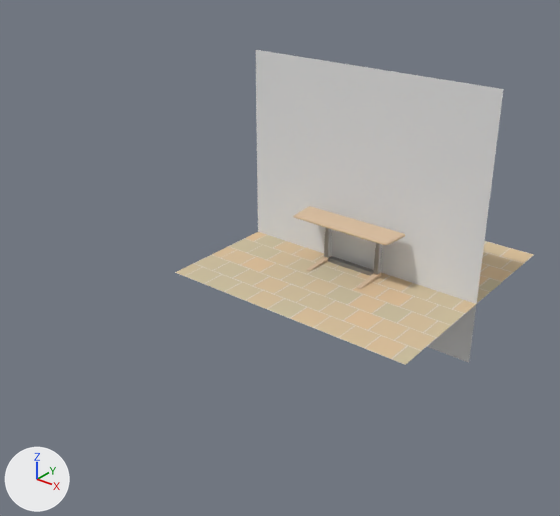
Before and after pictures for a commit that changed the Blender file cad/concept-table.blend.
One viewpoint serves both versions: a camera (50 mm lens) standing at (11.6, -18.01, 10.6) and looking at (-0.64, -2.71, 1.12). Lighting does not change. The marker at lower left points along +X, +Y and +Z.

In view in the first picture: 'Plane', 'Plane.001', 'feet-enclosure', 'table'.
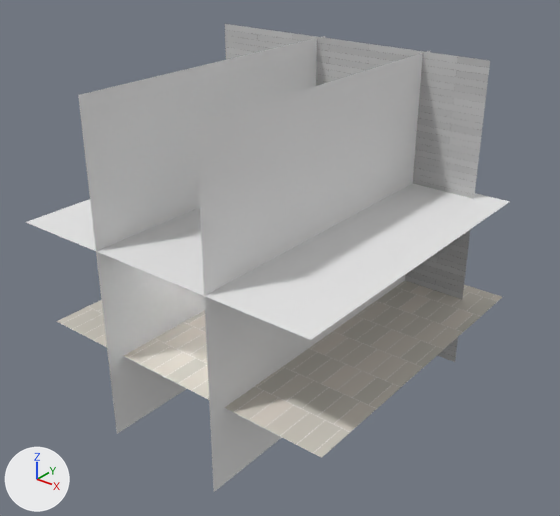
Boxes (x1, y1, x2, y2) around the edits, measured in the pictures (560 x 516 px; the box of a moved part takes in the faces that stretch with it):
'Plane.001', recoloured, moved, rescaled (7% wider, 8% taller): before (256, 50, 504, 362); after (225, 24, 490, 362)
'Plane.003', added: after (196, 51, 430, 492)
'Plane', surface changed, moved, rescaled (beige to grey, 24% wider, 33% taller): before (175, 232, 534, 365); after (56, 281, 502, 458)
'Plane.004', added: after (78, 36, 325, 434)
'Plane.005', added: after (26, 184, 509, 340)
'table', recoloured: (293, 206, 405, 245) in both
'feet-enclosure', recoloured: (306, 256, 381, 289) in both
part 1 of me_cube_001, moved or reshaped (not visible afterwards): before (293, 206, 405, 245)

Patch to the scene script:
```diff
--- a/cad/concept-table.blend.py
+++ b/cad/concept-table.blend.py
@@ mat_material_006 @@
 # nodes: BsdfDiffuse, OutputMaterial, TexBrick
-# colours: beige #cec1a1, beige #e2c29a, light grey #dbd3ca
+# colours: light grey #cec9bf, light grey #e2d9ce, white #ece9e5
@@ mat_material_001 @@
 mat_material_001 = diffuse_material('Material.001')
-mat_material_001.base_color = (0.698, 0.527, 0.366)  # beige #dac0a3
+mat_material_001.base_color = (0.467, 0.467, 0.467)  # grey #b6b6b6
 mat_material_001.roughness = 0.345
@@ mat_material_003 @@
+mat_material_003 = bpy.data.materials.new('Material.003')
+# nodes: BsdfDiffuse, OutputMaterial, TexBrick
+# colours: grey #b9b9b9, light grey #c9c9c9, dark grey #616161
@@ me_plane_001 @@
 me_plane_001.from_pydata(...)  # 4 vertices, 1 face; spans x -1.0..1.0, y -1.0..1.0, z 0.0
-me_plane_001.materials.append(mat_material_005)  # white #e7e7e7
+me_plane_001.materials.append(mat_material_003)
@@ me_cube_001 @@
 me_cube_001.from_pydata(...)  # 8 vertices, 5 faces; spans x -1.8..0.0, y -0.9..0.1, z -0.05..0.05
-me_cube_001.vertices[0].co = (-1.7, -0.9, -0.05)
-me_cube_001.vertices[1].co = (-1.8, 0.1, -0.05)
-me_cube_001.vertices[2].co = (-1.6, -0.8, 0.05)
-me_cube_001.vertices[3].co = (-1.7, 0.1, 0.05)
-me_cube_001.vertices[4].co = (0.0, 0.1, -0.05)
-me_cube_001.vertices[5].co = (0.0, -0.9, -0.05)
-me_cube_001.vertices[6].co = (0.0, 0.1, 0.05)
-me_cube_001.vertices[7].co = (0.0, -0.8, 0.05)
+# me_cube_001 part 1
+me_cube_001.vertices[0].co = (-1.2, -0.3, -0.03)
+me_cube_001.vertices[1].co = (-1.2, 0.3, -0.03)
+me_cube_001.vertices[2].co = (-1.2, -0.3, 0.02)
+me_cube_001.vertices[3].co = (-1.2, 0.3, 0.02)
+me_cube_001.vertices[4].co = (0.0, 0.3, -0.03)
+me_cube_001.vertices[5].co = (0.0, -0.3, -0.03)
+me_cube_001.vertices[6].co = (0.0, 0.3, 0.02)
+me_cube_001.vertices[7].co = (0.0, -0.3, 0.02)
 me_cube_001.materials.append(mat_material_001)
@@ me_plane_003 @@
+me_plane_003.from_pydata([(-1.0, -1.0, 0.0), (1.0, -1.0, 0.0), (-1.0, 1.0, 0.0), (1.0, 1.0, 0.0)], [], [(0, 1, 3, 2)])
+me_plane_003.materials.append(mat_material_005)  # white #e7e7e7
@@ me_plane_004 @@
+me_plane_004.from_pydata([(-1.0, -1.0, 0.0), (1.0, -1.0, 0.0), (-1.0, 1.0, 0.0), (1.0, 1.0, 0.0)], [], [(0, 1, 3, 2)])
+me_plane_004.materials.append(mat_material_005)  # white #e7e7e7
@@ me_plane_005 @@
+me_plane_005.from_pydata([(-1.0, -1.0, 0.0), (1.0, -1.0, 0.0), (-1.0, 1.0, 0.0), (1.0, 1.0, 0.0)], [], [(0, 1, 3, 2)])
+me_plane_005.materials.append(mat_material_005)  # white #e7e7e7
@@ ob_plane_001 @@
 ob_plane_001 = bpy.data.objects.new('Plane.001', me_plane_001)
-ob_plane_001.location = (0.0, 0.3, 2.0)
+ob_plane_001.location = (-0.83, 0.29, 2.24)
 ob_plane_001.rotation_euler = (1.571, 0.0, 0.0)  # degrees (90, 0, 0)
-ob_plane_001.scale = (4.0, 4.0, 4.0)
+ob_plane_001.scale = (4.4, 4.4, 4.4)
@@ ob_plane @@
 ob_plane = bpy.data.objects.new('Plane', me_plane)
-ob_plane.location = (0.0, 0.4, -0.05)
-ob_plane.scale = (4.0, 4.0, 4.0)
+ob_plane.location = (0.0, -3.24, -0.05)
+ob_plane.scale = (4.4, 4.4, 4.4)
@@ ob_plane_003 @@
+ob_plane_003 = bpy.data.objects.new('Plane.003', me_plane_003)
+ob_plane_003.location = (1.7, -3.71, 2.2)
+ob_plane_003.rotation_euler = (1.571, 0.0, 1.571)  # degrees (90, 0, 90)
+ob_plane_003.scale = (4.4, 4.4, 4.4)
@@ ob_plane_004 @@
+ob_plane_004 = bpy.data.objects.new('Plane.004', me_plane_004)
+ob_plane_004.location = (-1.7, -3.71, 2.2)
+ob_plane_004.rotation_euler = (1.571, 0.0, 1.571)  # degrees (90, 0, 90)
+ob_plane_004.scale = (4.4, 4.4, 4.4)
@@ ob_plane_005 @@
+ob_plane_005 = bpy.data.objects.new('Plane.005', me_plane_005)
+ob_plane_005.location = (0.0, -3.71, 3.0)
+ob_plane_005.rotation_euler = (3.142, 0.0, 1.571)  # degrees (180, 0, 90)
+ob_plane_005.scale = (4.4, 4.4, 4.4)
```
